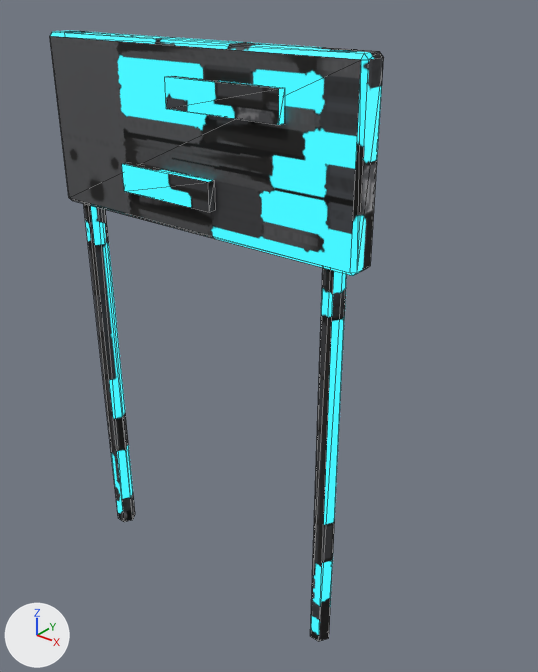
Before and after pictures for a commit that changed the glTF model design/campus/nodexeus-set-sign-b.glb.
Rendered twice from a 50 mm lens placed at (1.7, -1.75, 2.28), pointed at (0.23, 0.09, 1.14). Lighting does not change. The marker at lower left points along +X, +Y and +Z. The first picture is the older version. Mesh edges are drawn as thin lines. Vertices at exactly the same position are counted once.

The first picture shows 'set-sign-b'.
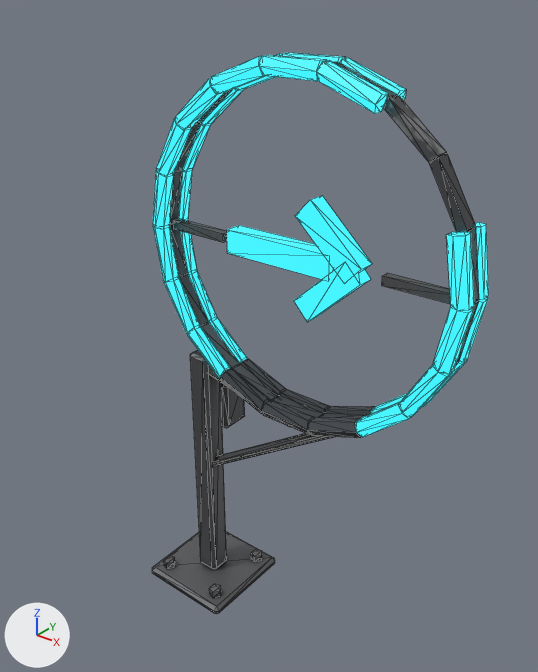
What differs and where, as boxes [x1, y1, x2, y2] in the pictures (538 x 672 px; the box of a moved part takes in the faces that stretch with it):
'set-sign-b', reshaped (8% shorter)
    before: [50, 30, 384, 641]
    after: [152, 53, 489, 614]
part 1 of me_set_sign_b, moved or reshaped
    before: [50, 30, 384, 276]
    after: [190, 350, 226, 569]
part 2 of me_set_sign_b, added
    after: [164, 556, 175, 569]
part 3 of me_set_sign_b, added
    after: [209, 584, 221, 599]
part 4 of me_set_sign_b, added
    after: [251, 549, 262, 562]
part 5 of me_set_sign_b, added
    after: [221, 383, 245, 428]
part 6 of me_set_sign_b, added
    after: [272, 395, 324, 417]
part 7 of me_set_sign_b, added (cyan)
    after: [259, 55, 327, 81]
part 8 of me_set_sign_b, added (cyan)
    after: [227, 225, 334, 281]
part 9 of me_set_sign_b, added
    after: [173, 219, 227, 243]
part 10 of me_set_sign_b, added
    after: [382, 273, 450, 304]
part 11 of me_set_sign_b, deleted
    before: [69, 31, 135, 522]
part 12 of me_set_sign_b, reshaped
    before: [122, 49, 357, 641]
    after: [153, 53, 489, 465]
part 13 of me_set_sign_b, added
    after: [152, 531, 275, 614]

The edits, one by one:
me_set_sign_b is used by ob_set_sign_b; location (0.0, 0.0, 0.0).
me_set_sign_b had 80 vertices, 132 faces and spanned x -0.65..0.65, y -0.07..0.07, z 0.0..2.1.
me_set_sign_b now has 724 vertices, 1200 faces and spans x -0.19..1.01, y -0.19..0.19, z 0.0..2.08.
me_set_sign_b part 1: the loose piece of 24 vertices spanning x -0.65..0.65, y -0.05..0.05, z 1.5..2.1 is scaled about its middle by (0.0558, 0.88, 1.69), then moved by (0.0, 0.0, -1.26).
me_set_sign_b part 2: a new loose piece, a 5-sided cylinder along z spanning x -0.15..-0.105, y -0.154..-0.106, z 0.04..0.07, in mat_nx_set_sign_b_baked.
me_set_sign_b part 3: a new loose piece, a 5-sided cylinder along z spanning x 0.11..0.155, y -0.154..-0.106, z 0.04..0.07, in mat_nx_set_sign_b_baked.
me_set_sign_b part 4: a new loose piece, a 5-sided cylinder along z spanning x 0.11..0.155, y 0.106..0.154, z 0.04..0.07, in mat_nx_set_sign_b_baked.
me_set_sign_b part 5: the loose piece of 24 vertices spanning x -0.65..0.65, y -0.05..0.05, z 1.5..2.1 is copied, and the copy is scaled about its middle by (0.11, 1.24, 0.312), then moved by (-0.02, 0.1, -1.0); it spans x -0.1..0.06, y 0.04..0.16, z 0.7..0.9.
me_set_sign_b part 6: a new loose piece, a box spanning x 0.323..0.517, y -0.025..0.025, z 0.934..0.964, in mat_nx_set_sign_b_baked.
me_set_sign_b part 7: a new loose piece, a 6-sided cylinder along x spanning x 0.323..0.517, y -0.075..-0.015, z 2.026..2.077, in mat_nx_set_sign_b_baked.
me_set_sign_b part 8: a new loose piece, a box spanning x 0.15..0.55, y -0.03..0.03, z 1.46..1.54, in mat_nx_set_sign_b_baked.
me_set_sign_b part 9: a new loose piece, a box spanning x -0.11..0.12, y -0.015..0.015, z 1.485..1.515, in mat_nx_set_sign_b_baked.
me_set_sign_b part 10: a new loose piece, a box spanning x 0.72..0.95, y -0.015..0.015, z 1.485..1.515, in mat_nx_set_sign_b_baked.
me_set_sign_b part 11: the loose piece of 12 vertices spanning x -0.59..-0.51, y -0.03..0.03, z 0.0..2.1 is deleted.
me_set_sign_b part 12: 44 vertices removed from x -0.28..0.59, y -0.07..0.07, z 0.0..2.1; 560 vertices added at x -0.17..1.01, y -0.08..0.08, z 0.54..2.08.
me_set_sign_b part 13: 24 vertices added at x -0.19..0.19, y -0.19..0.19, z 0.0..0.04.
Other edits to the shape of me_set_sign_b do not show in these pictures.
